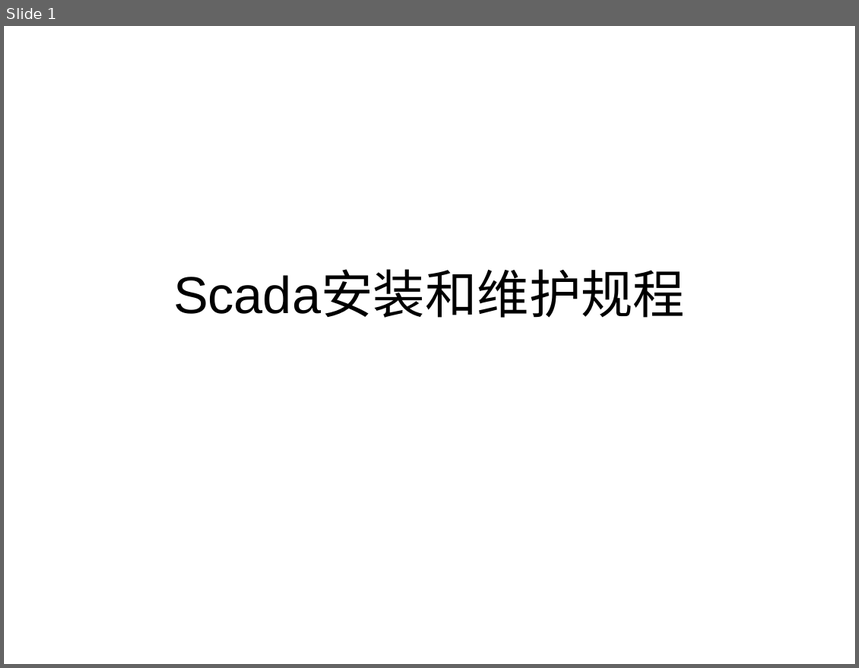
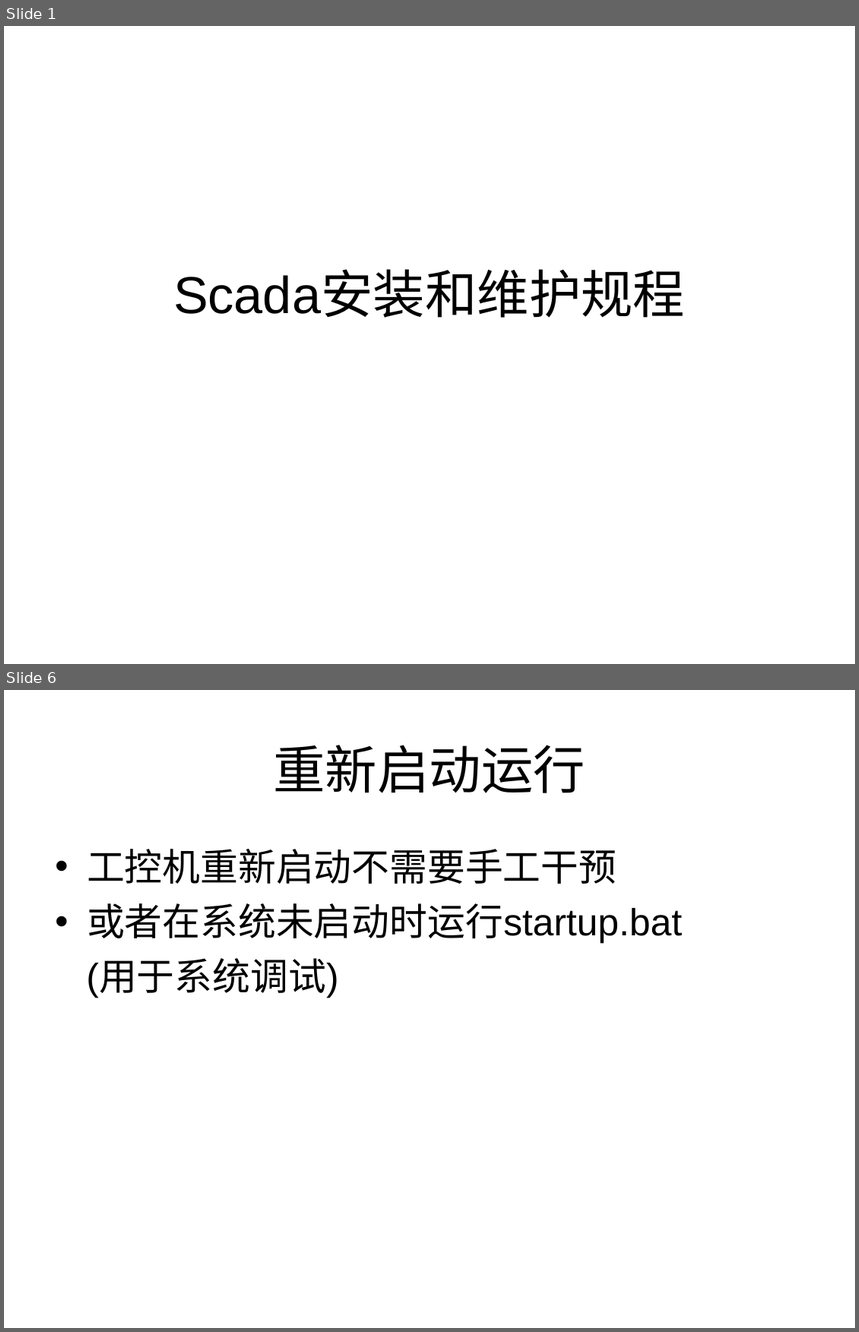
Before and after one commit to mrddos/planisphere, a slide deck: DAQ/Bin/Config/introduction.ppt. Shown one above the other, each under a label of ours: slide 1 before the commit, slides 1 and 6 after it; the slides between them are not shown. The pictures are 859x668 and 859x1332 pixels, drawn with LibreOffice and Linux fonts; fonts in the diff are those of the drawing. Boxes give left, top, right and bottom in pixels: in the first picture for what was removed or moved away, otherwise in the second. Text is boxed around its words. In the diff, an @@ line names an element or a change of style, - is before the commit and + after.

```diff
--- a/DAQ/Bin/Config/introduction.ppt
+++ b/DAQ/Bin/Config/introduction.ppt
@@ slide 6 added at [4, 690, 855, 1328], background #FFFFFF @@
@@ title added at [273, 745, 585, 793], 44 pt, text #000000 @@
+重新启动运行
@@ text added at [86, 849, 682, 999], 32 pt, text #000000 @@
+• 工控机重新启动不需要手工干预
+• 或者在系统未启动时运行startup.bat
+(用于系统调试)
```
Also in this commit, not shown: 3 slides changed, 8 other slides added.
